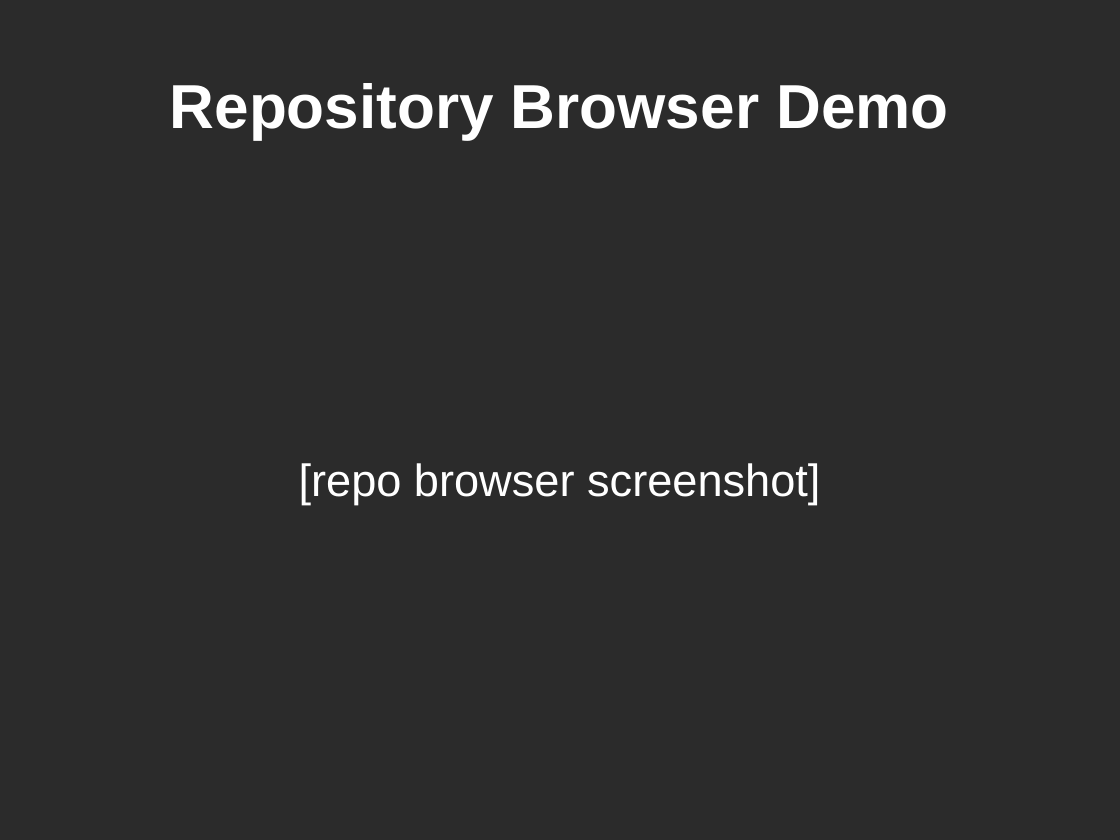
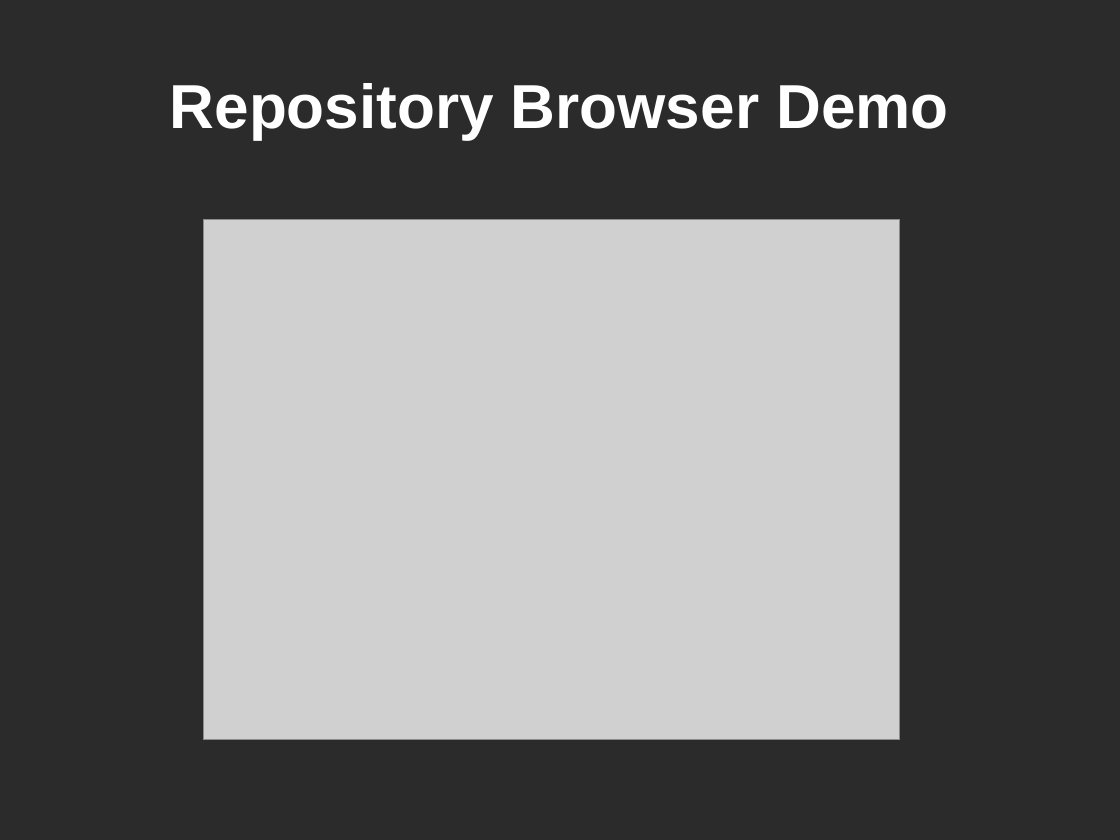
Before and after one commit to josesimoes/TortoiseSVN, a slide deck: slide 7 of doc/presentations/Subversion Live 2011/tsvn17andbeyond.odp. Drawn at 1120x840 pixels with LibreOffice and Linux fonts; fonts in the diff are those of the drawing; grey boxes stand for pictures; background and template pictures are left out; a plain dark background stands for a picture behind light text. Boxes give left, top, right and bottom in pixels: in the first picture for what was removed or moved away, otherwise in the second. Text is boxed around its words. In the diff, an @@ line names an element or a change of style, - is before the commit and + after.

```diff
--- a/doc/presentations/Subversion Live 2011/tsvn17andbeyond.odp
+++ b/doc/presentations/Subversion Live 2011/tsvn17andbeyond.odp
@@ picture added at box(203, 221, 899, 740) @@
@@ subtitle removed at box(299, 463, 820, 504) @@
-[repo browser screenshot]
```
Also in this commit, not shown: 6 other slides changed, 1 other file.
